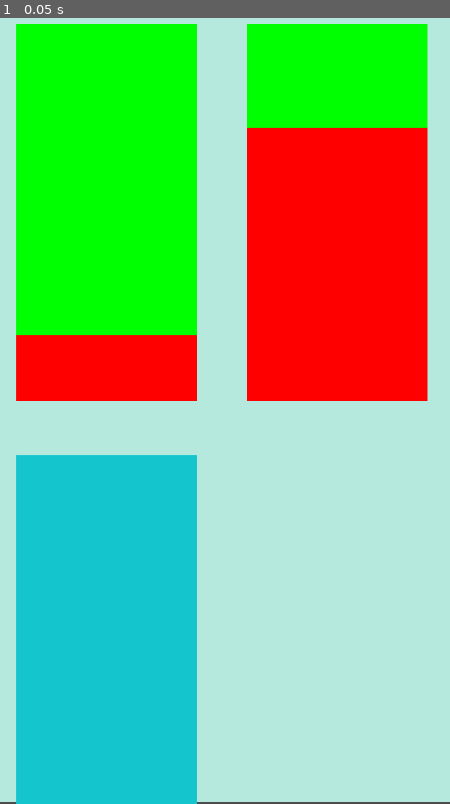
Above: before the commit, frame 1.
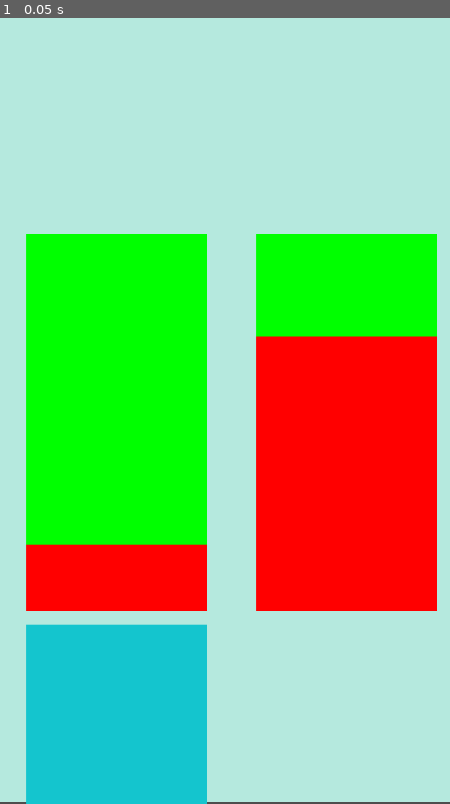
Above: after the commit, the same moment.

Repository: cs340-24/color_sort
Game: Godot game, scene res://main.tscn
Same seed, same stepped clock (60 frames per second), same inputs: the game is played once before the commit and once after it.
Inputs:
- Up to frame 1 (0.05 s): no input

The runs differ from the first frame. In frame 1, 55% of the frame differs, in the area x 3-98%, y 0-100%.

Commit message:
Updated local

Diff:
--- a/color_sort_godot/block.tscn
+++ b/color_sort_godot/block.tscn
@@ -1,21 +1,21 @@
-[gd_scene load_steps=2 format=2]
+[gd_scene load_steps=3 format=3 uid="uid://dejdp5qgdka31"]
 
-[sub_resource type="RectangleShape2D" id=1]
-extents = Vector2( 19.75, 19.5625 )
+[ext_resource type="Script" path="res://BlockScript.gd" id="1_mw2o5"]
+
+[sub_resource type="RectangleShape2D" id="1"]
+size = Vector2(39.5, 39.125)
 
 [node name="block" type="ColorRect"]
+custom_minimum_size = Vector2(50, 50)
 offset_right = 75.0
 offset_bottom = 75.0
-custom_minimum_size = Vector2( 50, 50 )
 size_flags_horizontal = 3
 size_flags_vertical = 3
-__meta__ = {
-"_edit_group_": true
-}
+script = ExtResource("1_mw2o5")
 
 [node name="Area2D" type="Area2D" parent="."]
-scale = Vector2( 1.83714, 1.93584 )
+scale = Vector2(1.83714, 1.93584)
 
 [node name="CollisionShape2D" type="CollisionShape2D" parent="Area2D"]
-position = Vector2( 19.25, 19.4375 )
-shape = SubResource( 1 )
+position = Vector2(19.25, 19.4375)
+shape = SubResource("1")
--- a/color_sort_godot/main.tscn
+++ b/color_sort_godot/main.tscn
@@ -11,9 +11,10 @@
 
 [node name="bottleCont" type="GridContainer" parent="Game"]
 clip_contents = true
-offset_left = -8.0
-offset_right = 492.0
-offset_bottom = 900.0
+offset_left = 13.9564
+offset_top = 172.884
+offset_right = 513.956
+offset_bottom = 785.884
 scale = Vector2(2.01746, 0.707767)
 size_flags_horizontal = 6
 size_flags_vertical = 6
--- a/color_sort_godot/tempBottle.tscn
+++ b/color_sort_godot/tempBottle.tscn
@@ -11,8 +11,8 @@
 offset_left = 1.0
 offset_top = 3.0
 offset_right = 283.0
-offset_bottom = 448.0
-scale = Vector2(0.37997, 0.381241)
+offset_bottom = 444.0
+scale = Vector2(0.393302, 0.408635)
 size_flags_horizontal = 6
 size_flags_vertical = 6
 size_flags_stretch_ratio = 0.0
@@ -32,8 +32,8 @@
 
 [node name="VBoxContainer" type="VBoxContainer" parent="."]
 layout_mode = 0
+offset_top = -2.0
 offset_right = 279.0
-offset_bottom = 453.0
-scale = Vector2(1.00755, 0.974935)
+offset_bottom = 579.0
+scale = Vector2(1.00755, 0.763235)
 theme_override_constants/separation = -1
-metadata/_edit_group_ = true
